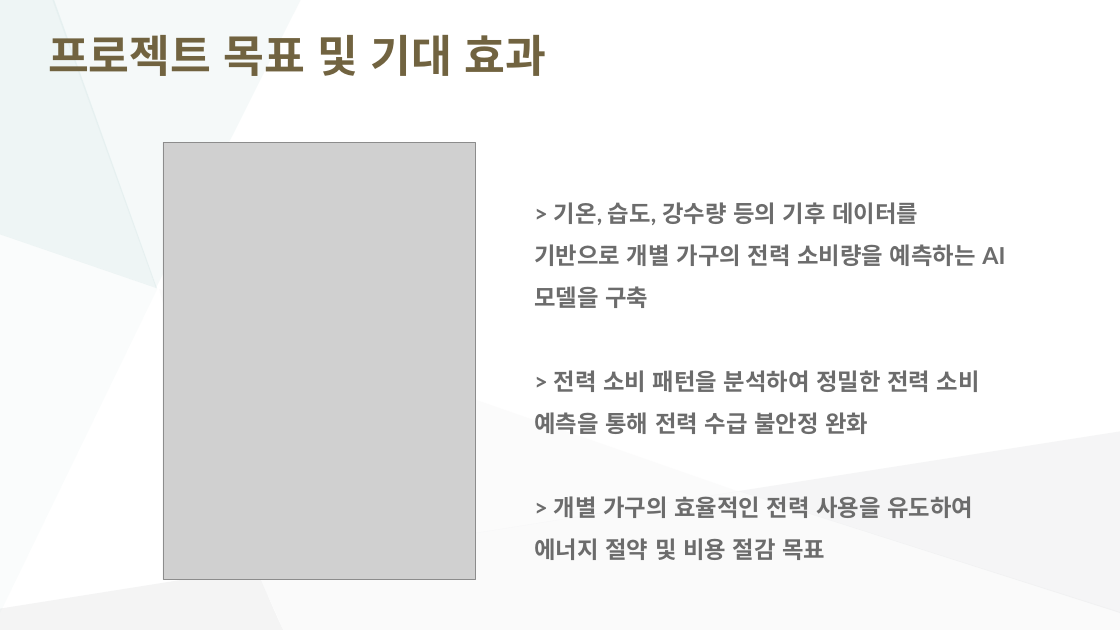
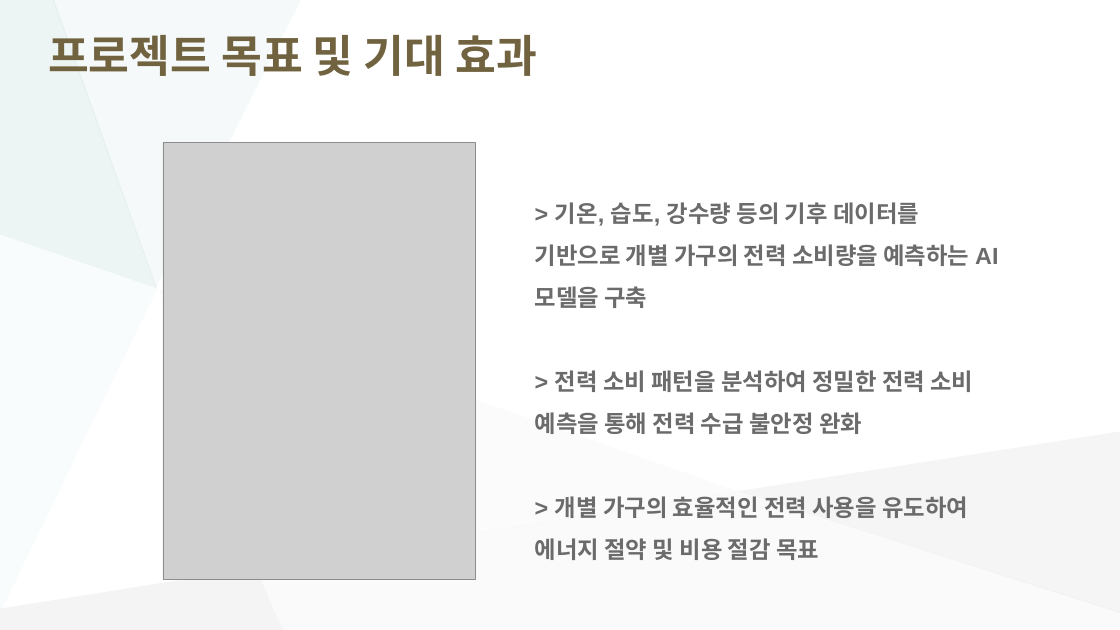
Before and after one commit to somnio-kimm/electricity_consumption_prediction, a slide deck: slide 3 of doc/정형프로젝트_기획안발표_250402_최종.pptx. Drawn at 1120x630 pixels with LibreOffice and Linux fonts; fonts in the diff are those of the drawing; grey boxes stand for pictures. Boxes give left, top, right and bottom in pixels: in the first picture for what was removed or moved away, otherwise in the second. Text is boxed around its words. In the diff, an @@ line names an element or a change of style, - is before the commit and + after.

```diff
--- a/doc/정형프로젝트_기획안발표_250402_최종.pptx
+++ b/doc/정형프로젝트_기획안발표_250402_최종.pptx
@@ title "프로젝트 목표 및 기대 효과" at [48, 35, 538, 76]: font Lato to Arial @@
@@ freeform shape at [52, 0, 300, 288]: fill #E0EDED at 31% opacity to #DFECEC at 31% opacity @@
@@ text "> 기온, 습도, 강수량 등의 ..." at [535, 202, 998, 560]: font Lato to Arial, text colour #6C6C6C to #6B6B6B @@
@@ freeform shape at [160, 289, 739, 568]: fill #F3F2F2 at 26% opacity to #F2F2F2 at 26% opacity @@
```
Also in this commit, not shown: 7 other slides changed, 11 other files.
